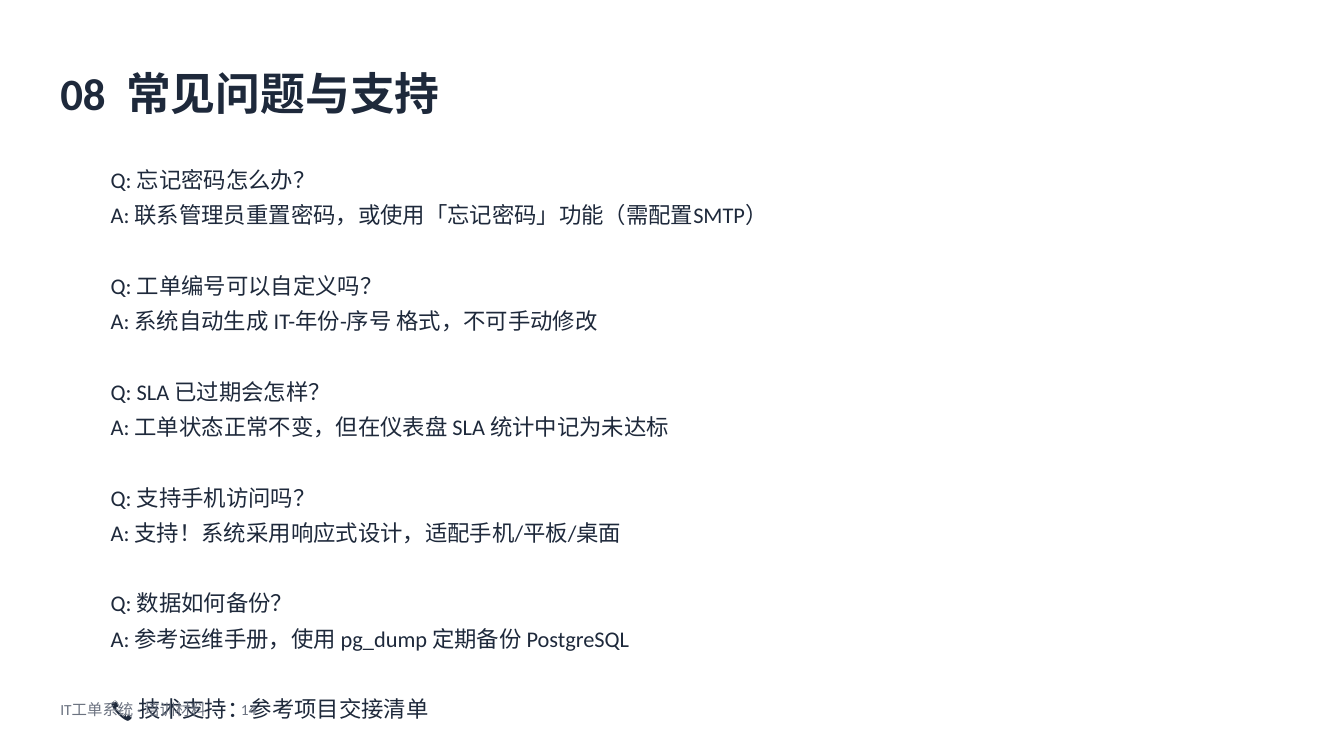
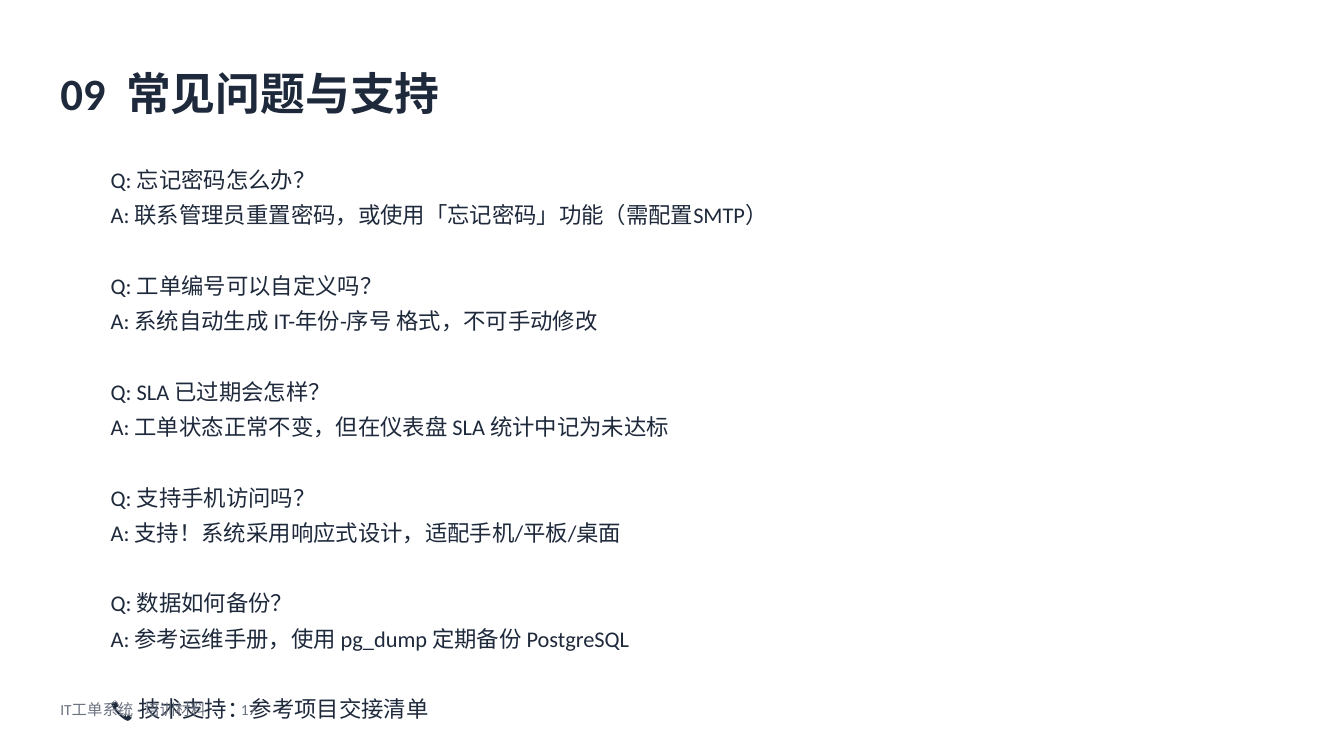
Before and after one commit to vspoptang/it-ticketing, a slide deck: slide 17 of docs/IT工单系统-培训材料.pptx (slide 14 before the commit). Drawn at 1344x756 pixels with LibreOffice and Linux fonts; fonts in the diff are those of the drawing. Boxes give left, top, right and bottom in pixels: in the first picture for what was removed or moved away, otherwise in the second. Text is boxed around its words. In the diff, an @@ line names an element or a change of style, - is before the commit and + after.

```diff
--- a/docs/IT工单系统-培训材料.pptx
+++ b/docs/IT工单系统-培训材料.pptx
@@ text at <box>60,72,440,114</box>: text changed @@
-08 常见问题与支持
+09 常见问题与支持
@@ text at <box>60,700,257,720</box>: text changed @@
-IT工单系统 · 培训材料 14
+IT工单系统 · 培训材料 17
```
Also in this commit, not shown: 12 other slides changed, 3 slides added, 2 other files.
